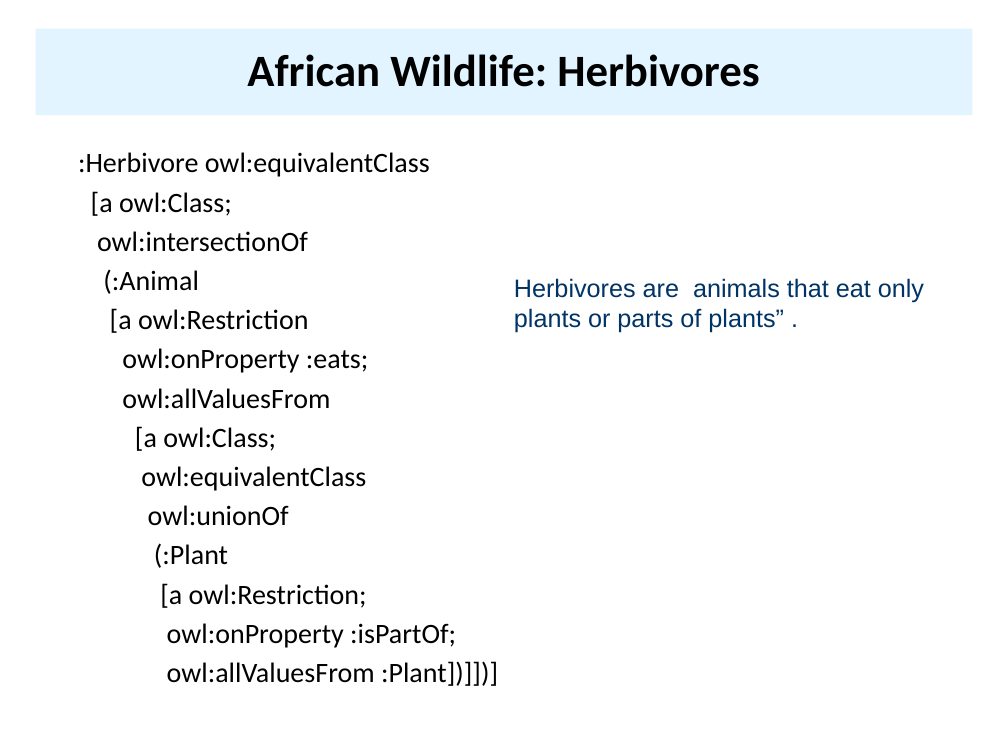
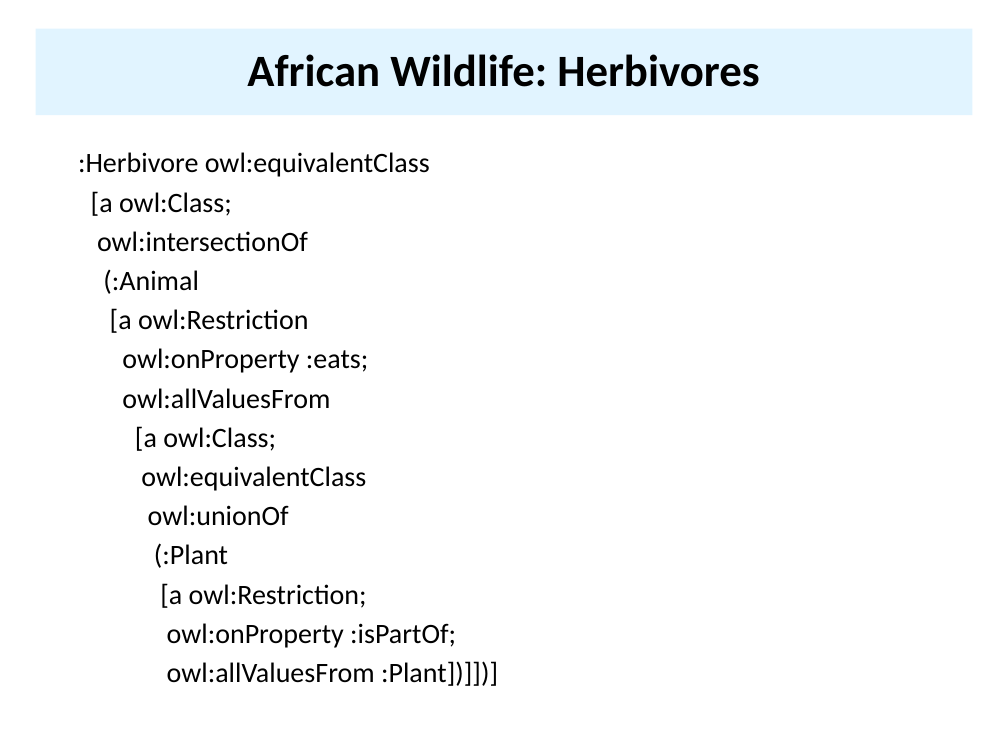
Before and after one commit to UMBC-CMSC-491-691-F19-Knowledge-Graphs/class_material, a slide deck: slide 84 of notes/07_owl/07OWL.pptx (slide 82 before the commit). Drawn at 1008x756 pixels with LibreOffice and Linux fonts; fonts in the diff are those of the drawing. Boxes give left, top, right and bottom in pixels: in the first picture for what was removed or moved away, otherwise in the second. Text is boxed around its words. In the diff, an @@ line names an element or a change of style, - is before the commit and + after.

```diff
--- a/notes/07_owl/07OWL.pptx
+++ b/notes/07_owl/07OWL.pptx
@@ text removed at [514, 278, 924, 332] @@
-Herbivores are animals that eat only plants or parts of plants” .
```
Also in this commit, not shown: 8 other slides changed, 3 slides added, 1 slide removed, 2 other files.
